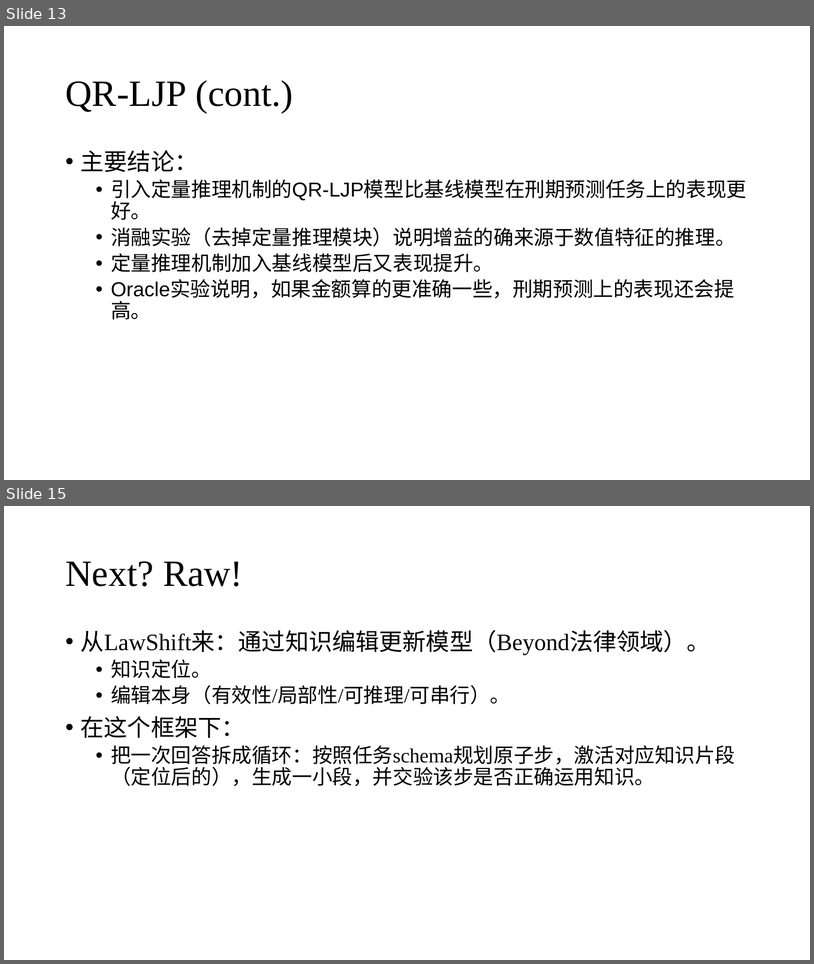
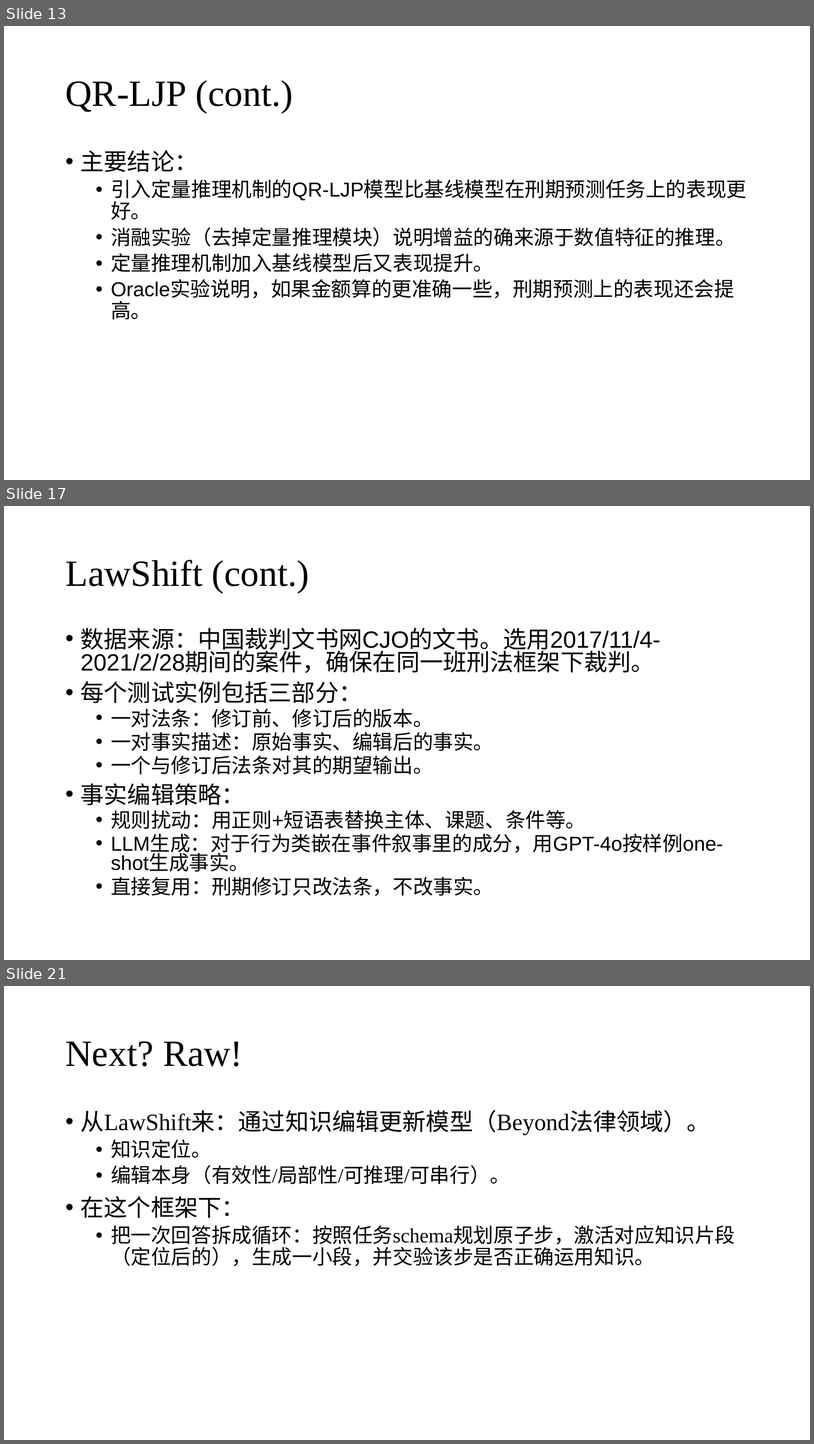
Before and after one commit to zhuohan9036/research_general_materials, a slide deck: legal_ai/20251107_intro_legal_ai_works.pptx. Shown one above the other, each under a label of ours: slides 13 and 15 before the commit, slides 13, 17 and 21 after it; the slides between them are not shown. The pictures are 814x964 and 814x1444 pixels, drawn with LibreOffice and Linux fonts; fonts in the diff are those of the drawing. Boxes give left, top, right and bottom in pixels: in the first picture for what was removed or moved away, otherwise in the second. Text is boxed around its words. In the diff, an @@ line names an element or a change of style, - is before the commit and + after.

```diff
--- a/legal_ai/20251107_intro_legal_ai_works.pptx
+++ b/legal_ai/20251107_intro_legal_ai_works.pptx
@@ slide 17 added at box(4, 506, 810, 960), background #FFFFFF @@
@@ title added at box(65, 559, 309, 592), 44 pt, text #000000 @@
+LawShift (cont.)
@@ text added at box(81, 628, 723, 896), 24 pt, text #000000 @@
+• 数据来源：中国裁判文书网CJO的文书。选用2017/11/4-2021/2/28期间的案件，确保在同一班刑法框架下裁判。
+• 每个测试实例包括三部分：
+  • 一对法条：修订前、修订后的版本。
+  • 一对事实描述：原始事实、编辑后的事实。
+  • 一个与修订后法条对其的期望输出。
+• 事实编辑策略：
+  • 规则扰动：用正则+短语表替换主体、课题、条件等。
+  • LLM生成：对于行为类嵌在事件叙事里的成分，用GPT-4o按样例one-shot生成事实。
+  • 直接复用：刑期修订只改法条，不改事实。
@@ what was slide 15 is now slide 21 @@
```
Also in this commit, not shown: 1 slide changed, 5 other slides added, 1 other file.
